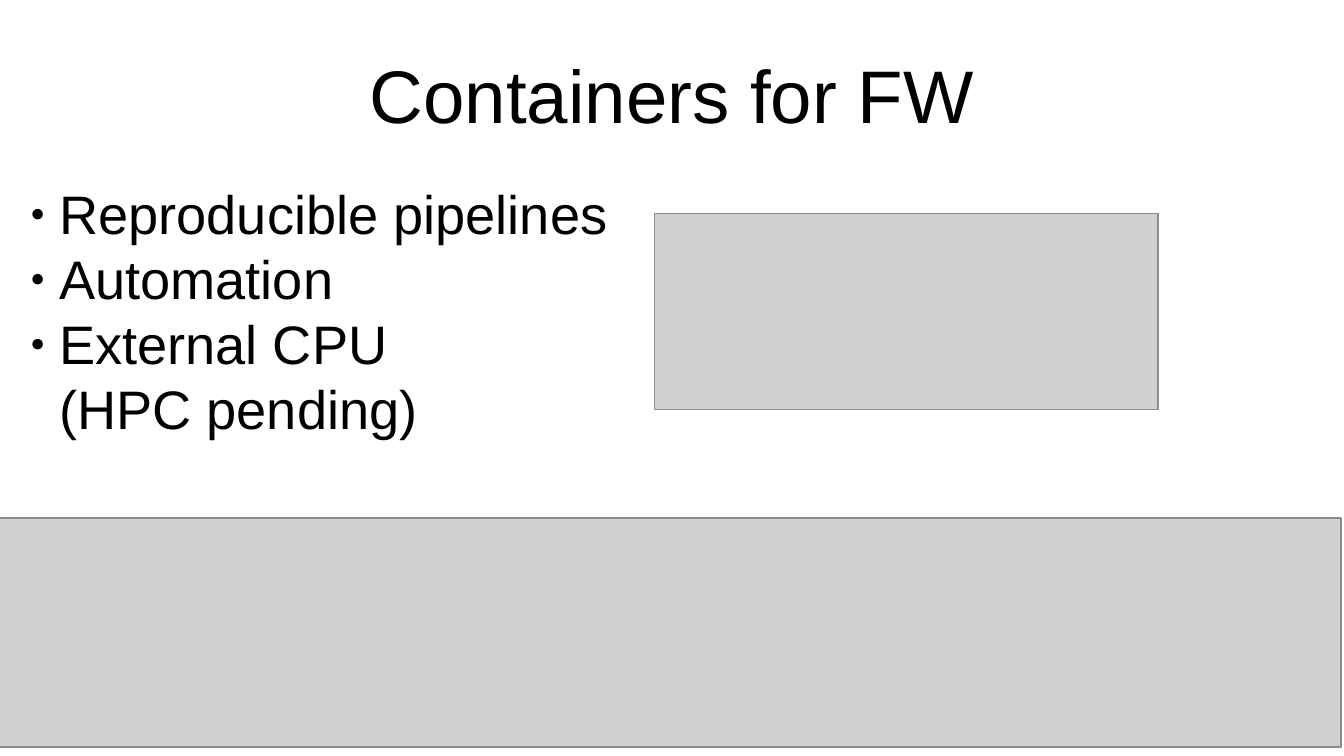
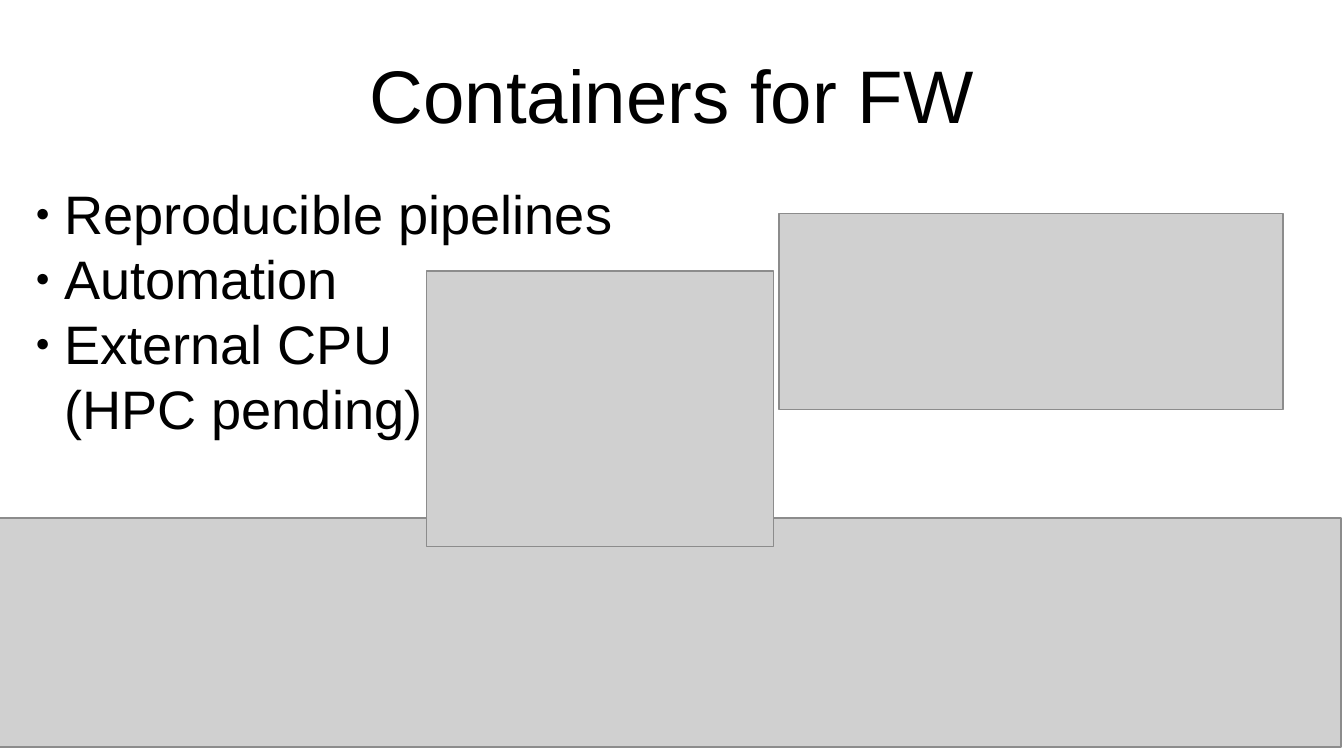
Before and after one commit to NPACore/fw-mrrcqa, a slide deck: slide 1 of docs/fwgears_gettingstarted_20240829.odp. Drawn at 1344x756 pixels with LibreOffice and Linux fonts; fonts in the diff are those of the drawing; grey boxes stand for pictures. Boxes give left, top, right and bottom in pixels: in the first picture for what was removed or moved away, otherwise in the second. Text is boxed around its words. In the diff, an @@ line names an element or a change of style, - is before the commit and + after.

```diff
--- a/docs/fwgears_gettingstarted_20240829.odp
+++ b/docs/fwgears_gettingstarted_20240829.odp
@@ subtitle "Reproducible pipelines" moved from (x1=59, y1=194, x2=608, y2=439) to (x1=64, y1=194, x2=612, y2=439) @@
@@ picture moved from (x1=655, y1=213, x2=1159, y2=410) to (x1=779, y1=213, x2=1283, y2=410) @@
@@ picture added at (x1=427, y1=271, x2=773, y2=546) @@
```
Also in this commit, not shown: 2 other slides changed, 3 slides added, 1 slide removed.
